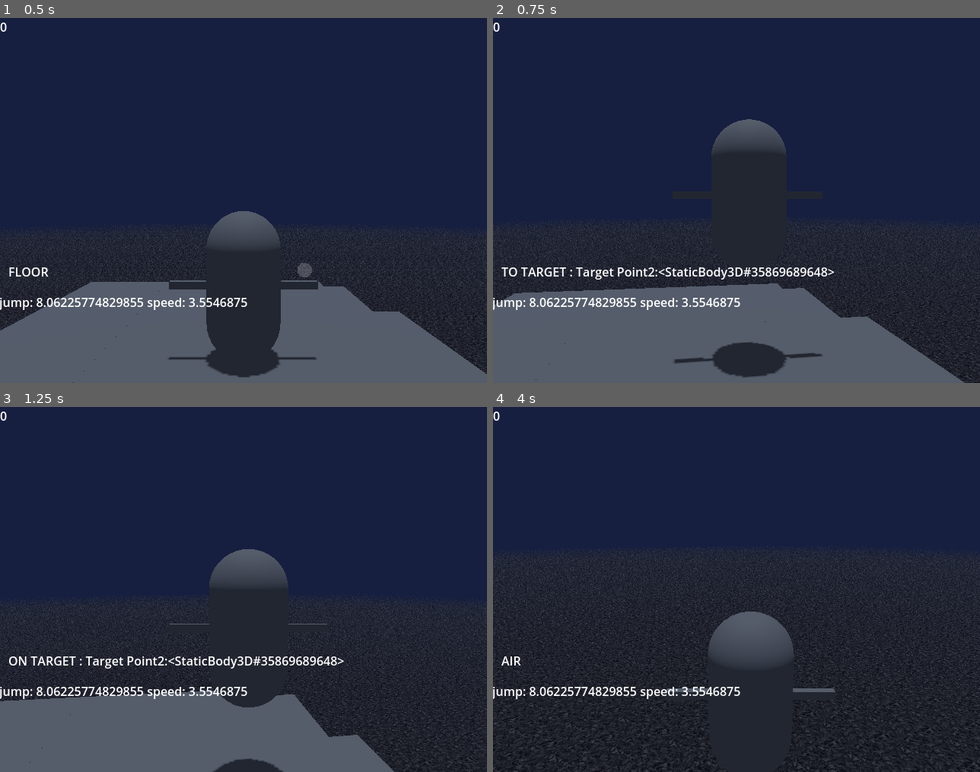
Above: before the commit, frames 1-4 (two rows, left to right).
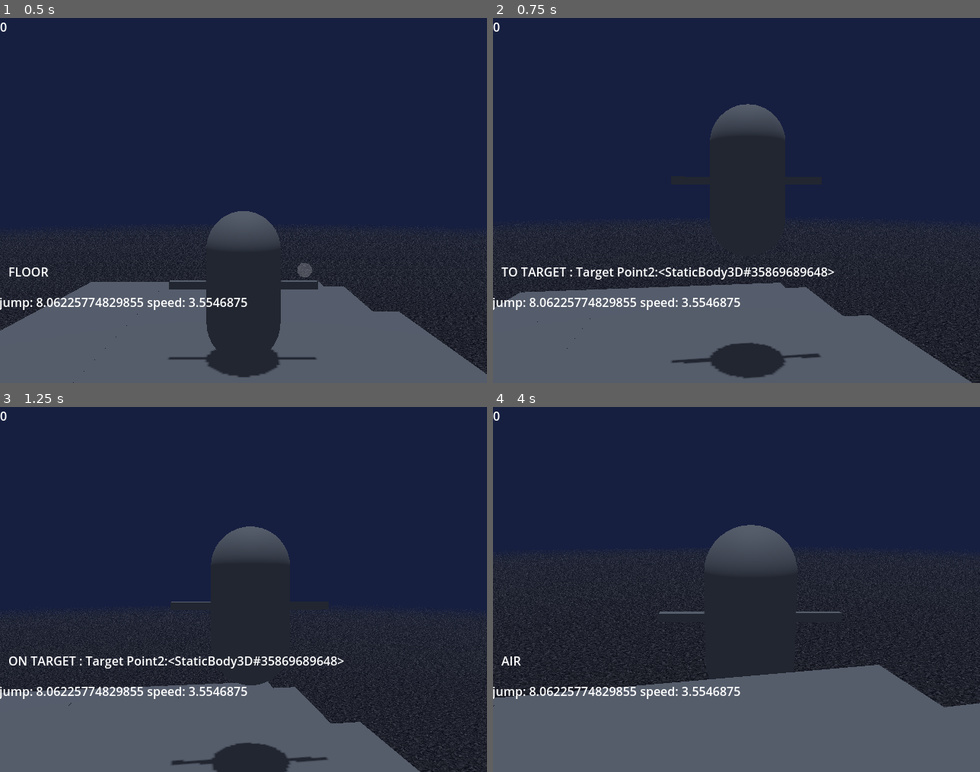
Above: after the commit, the same moments.

Repository: NoahChase/Sly-Cooper--A-Thief-in-Godot
Game: Godot game, scene res://Scenes/Worlds/hazard_room.tscn
The game is run twice, just before and just after one commit, with the same random seed, the same clock (stepped at 60 frames per second) and the same inputs.
Inputs (mouse positions are in pixels of both pictures, inside the frame that each line leads up to):
- Up to frame 1 (0.5 s): no input
- Up to frame 2 (0.75 s): tap Enter (ui_accept) at 0.5 s; move the mouse to (760, 200) at 0.52 s; hold Up (ui_up) from 0.53 s (still down); tap Q (circle) at 0.6 s
- Up to frame 3 (1.25 s): keep holding Up (ui_up); tap Enter (ui_accept) at 0.77 s
- Up to frame 4 (4 s): keep holding Up (ui_up); move the mouse to (712, 589) at 1.27 s; tap Q (circle) every 0.75 s from 1.35 to 3.6 s; tap Enter (ui_accept) at 1.52, 3.02, 3.77 s; move the mouse to (746, 582) at 2.02 s; move the mouse to (731, 596) at 2.77 s; move the mouse to (775, 593) at 3.52 s

Frame 1 is identical in both runs. In frame 2, 2.6% of the frame differs, in the area x 0-100%, y 23-100%; in frame 3, 7.2%; in frame 4, 29%, in the area x 0-100%, y 32-100%.

Commit message:
Thief Move Tweaks
Smoother Thief Moves

Diff:
--- a/Scenes/Character/player__sly.tscn
+++ b/Scenes/Character/player__sly.tscn
@@ -72,7 +72,7 @@
 
 [sub_resource type="CylinderShape3D" id="CylinderShape3D_h1oyc"]
 height = 5.0
-radius = 2.5
+radius = 2.25
 
 [sub_resource type="Animation" id="Animation_hl1qu"]
 length = 0.001
@@ -174,7 +174,7 @@
 collision_mask = 2
 
 [node name="CollisionShape3D" type="CollisionShape3D" parent="Target Area"]
-transform = Transform3D(1, 0, 0, 0, 1, 0, 0, 0, 1, 0, -1.75, 0)
+transform = Transform3D(1, 0, 0, 0, 1, 0, 0, 0, 1, 0, -2, 0)
 shape = SubResource("CylinderShape3D_h1oyc")
 disabled = true
 
--- a/Scripts/player__sly.gd
+++ b/Scripts/player__sly.gd
@@ -270,13 +270,13 @@
 		state = TO_TARGET
 		if global_transform.origin.y >= target.global_transform.origin.y - 2: # natural move toward
 
-			velocity.x = lerp(velocity.x, magnet_direction.x * SPEED * 9.8, 0.25)
-			velocity.z = lerp(velocity.z, magnet_direction.z * SPEED * 9.8, 0.25)
+			velocity.x = lerp(velocity.x, magnet_direction.x * SPEED * 9.8, 0.2)
+			velocity.z = lerp(velocity.z, magnet_direction.z * SPEED * 9.8, 0.2)
 
 			var horizontal_distance = Vector2(target.global_transform.origin.x - global_transform.origin.x, target.global_transform.origin.z - global_transform.origin.z).length()
 
-			if not horizontal_distance <= SPEED * 10 * delta:
-				velocity.y = lerp(velocity.y, magnet_direction.y + 0.5 * SPEED, 0.25)
+			if not horizontal_distance <= SPEED * 6.5 * delta:
+				velocity.y = lerp(velocity.y, magnet_direction.y + 0.5 * SPEED, 0.05)
 			elif  global_transform.origin.y < target.global_transform.origin.y:
 				velocity.y = lerp(velocity.y, magnet_direction.y * 8, 0.3)
 		else:
